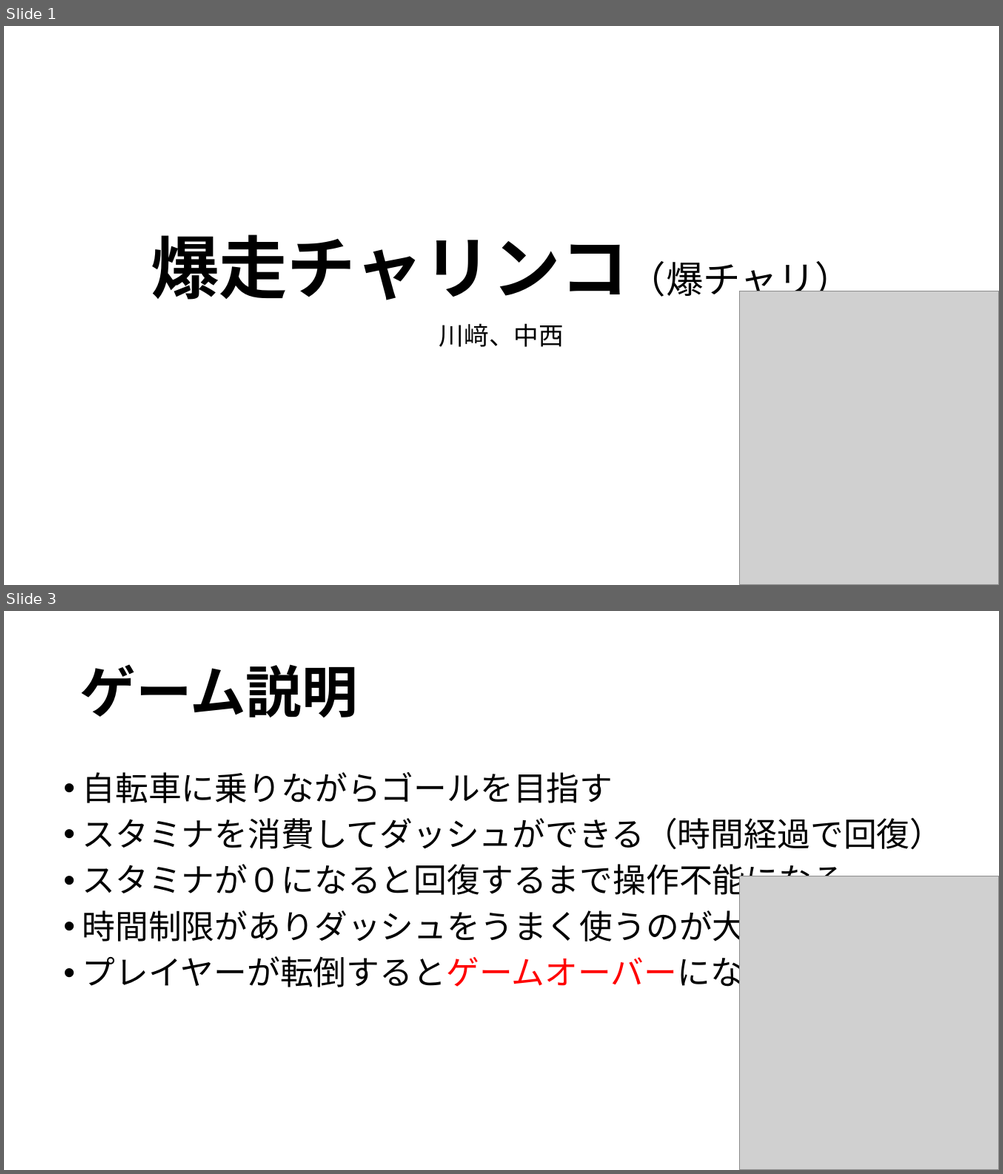
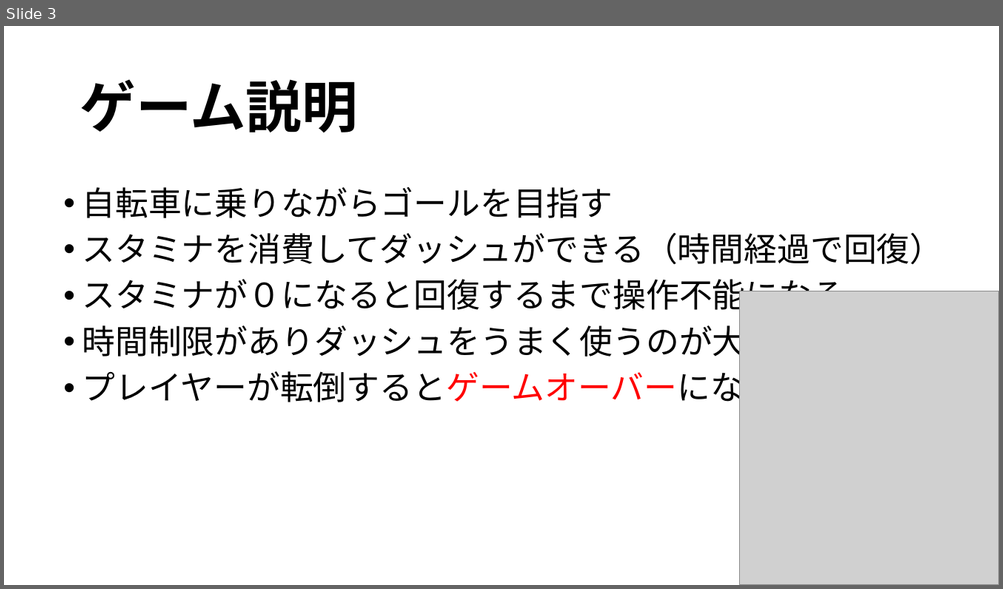
Before and after one commit to kawasakiryota1646/kawanishi, a slide deck: 爆チャリ.pptx. Shown one above the other, each under a label of ours: slides 1 and 3 before the commit, slide 3 after it; the slides between them are not shown. The pictures are 1003x1174 and 1003x589 pixels, drawn with LibreOffice and Linux fonts; fonts in the diff are those of the drawing; grey boxes stand for pictures. Boxes give left, top, right and bottom in pixels: in the first picture for what was removed or moved away, otherwise in the second. Text is boxed around its words. In the diff, an @@ line names an element or a change of style, - is before the commit and + after.

```diff
--- a/爆チャリ.pptx
+++ b/爆チャリ.pptx
@@ slide 1 removed at (x1=4, y1=26, x2=999, y2=585), background #FFFFFF @@
@@ title removed at (x1=151, y1=235, x2=852, y2=303) @@
-爆走チャリンコ（爆チャリ）
@@ picture removed at (x1=740, y1=292, x2=999, y2=585) @@
@@ subtitle removed at (x1=439, y1=323, x2=563, y2=347) @@
-川﨑、中西
```
Also in this commit, not shown: 1 slide changed, 1 slide added.
